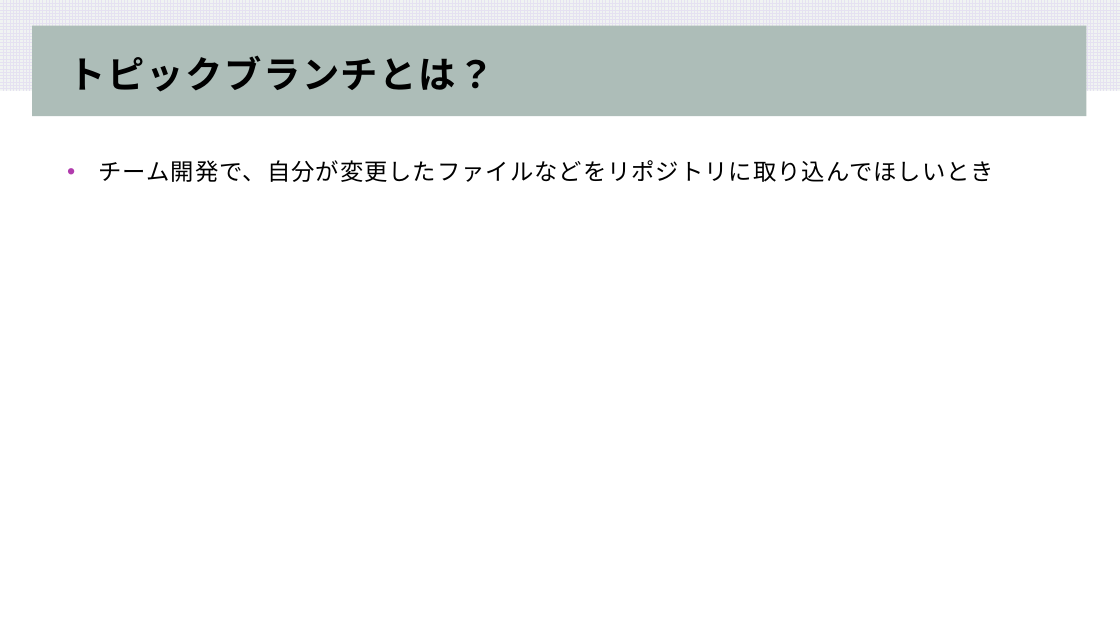
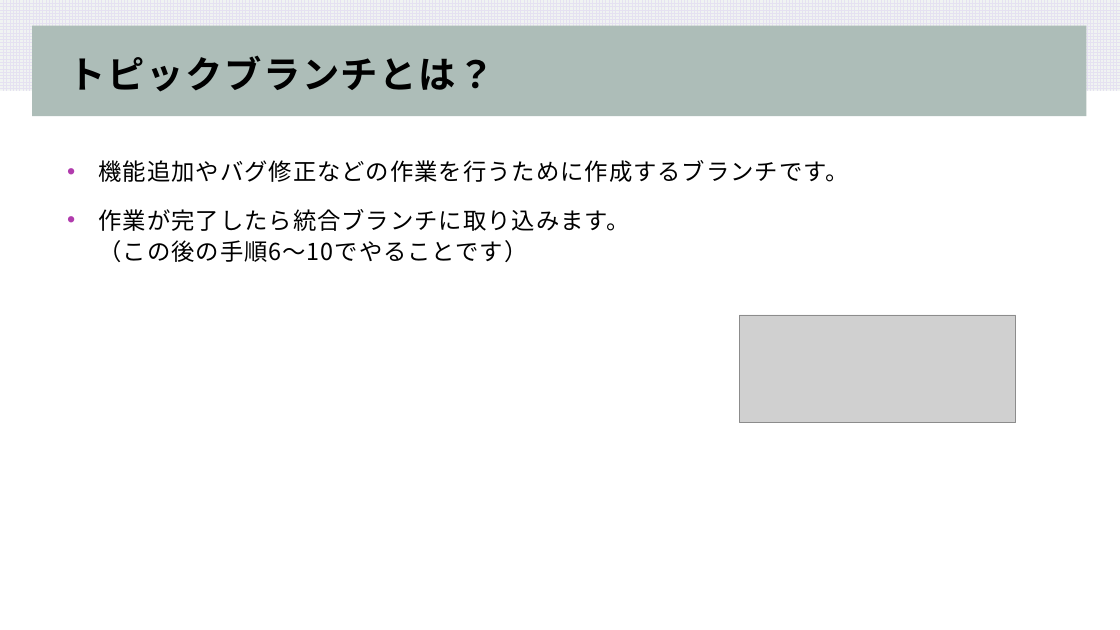
Before and after one commit to koki-sys/syuboard, a slide deck: slide 7 of document/PullRequest.pptx (slide 6 before the commit). Drawn at 1120x630 pixels with LibreOffice and Linux fonts; fonts in the diff are those of the drawing; grey boxes stand for pictures. Boxes give left, top, right and bottom in pixels: in the first picture for what was removed or moved away, otherwise in the second. Text is boxed around its words. In the diff, an @@ line names an element or a change of style, - is before the commit and + after.

Commit message:
プルリクの資料完成しました!

```diff
--- a/document/PullRequest.pptx
+++ b/document/PullRequest.pptx
@@ text at [99,160,849,262]: text changed @@
-• チーム開発で、自分が変更したファイルなどをリポジトリに取り込んでほしいとき
+• 機能追加やバグ修正などの作業を行うために作成するブランチです。
+• 作業が完了したら統合ブランチに取り込みます。
+  （この後の手順6～10でやることです）
@@ picture added at [739,315,1016,423] @@
```
Also in this commit, not shown: 9 other slides changed, 6 slides added, 1 other file.
